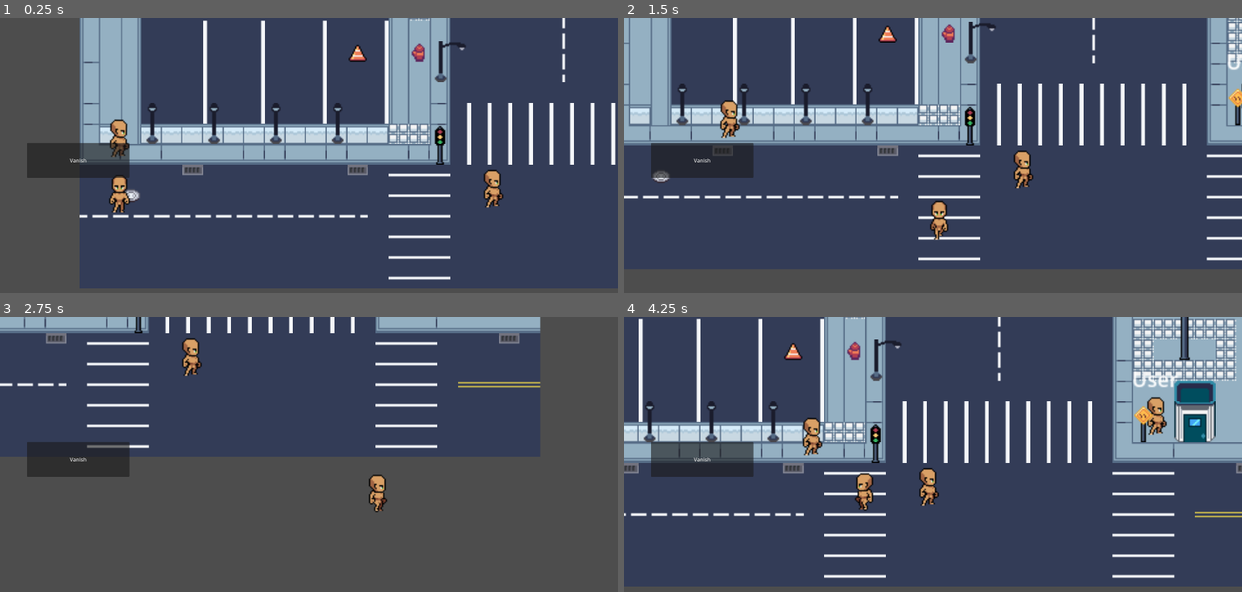
Above: before the commit, frames 1-4 (two rows, left to right).
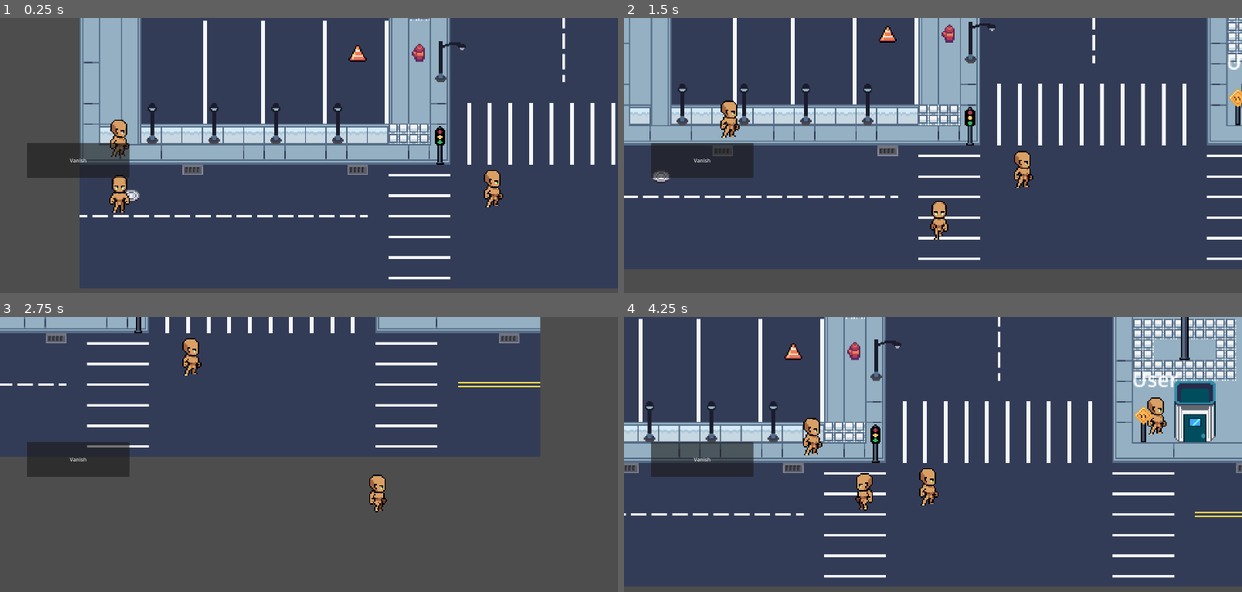
Above: after the commit, the same moments.

Repository: hoaxnt/envelhope-beta
Game: Godot game, scene res://Scenes/main_menu.tscn
Two runs of this game, one before a commit and one after it. Both use one fixed random seed, a clock stepped at 60 frames per second and the inputs below.
Inputs:
- Up to frame 1 (0.25 s): no input
- Up to frame 2 (1.5 s): hold D 0.53-1.28 s; hold Shift 0.53-1.28 s; hold S from 1.28 s (still down); tap Shift at 1.35 s
- Up to frame 3 (2.75 s): release S at 2.03 s; hold D from 2.03 s (still down); hold Shift from 2.03 s (still down)
- Up to frame 4 (4.25 s): release D at 2.78 s; release Shift at 2.78 s; hold W 2.78-3.53 s; tap Shift at 2.85 s; hold A from 3.53 s (still down); hold Shift from 3.53 s (still down)

The runs differ from the first frame. In frame 1, 3.1% of the frame differs, in the area x 12-96%, y 0-96%; in frame 2, 2.7%; in frame 3, 1.5%; in frame 4, 4.5%, in the area x 0-100%, y 0-95%.

Commit message:
minor fixes

Diff:
--- a/Scenes/characters/npc_plaza/blind_vendor.tscn
+++ b/Scenes/characters/npc_plaza/blind_vendor.tscn
@@ -90,6 +90,7 @@
 }]
 
 [node name="BlindVendor" type="Area2D"]
+texture_filter = 1
 script = ExtResource("1_v5s4s")
 
 [node name="CollisionShape2D" type="CollisionShape2D" parent="."]
--- a/Scenes/characters/npc_plaza/fruit_vendor.tscn
+++ b/Scenes/characters/npc_plaza/fruit_vendor.tscn
@@ -47,6 +47,7 @@
 }]
 
 [node name="FruitVendor" type="Area2D"]
+texture_filter = 1
 script = ExtResource("1_xk2rj")
 
 [node name="CollisionShape2D" type="CollisionShape2D" parent="."]
--- a/Scenes/characters/npc_plaza/guard.tscn
+++ b/Scenes/characters/npc_plaza/guard.tscn
@@ -90,6 +90,7 @@
 }]
 
 [node name="Guard" type="Area2D"]
+texture_filter = 1
 script = ExtResource("1_2j1co")
 
 [node name="CollisionShape2D" type="CollisionShape2D" parent="."]
--- a/Scenes/characters/npc_plaza/street_performer.tscn
+++ b/Scenes/characters/npc_plaza/street_performer.tscn
@@ -90,6 +90,7 @@
 }]
 
 [node name="StreetPerformer" type="Area2D"]
+texture_filter = 1
 script = ExtResource("1_1lybs")
 
 [node name="CollisionShape2D" type="CollisionShape2D" parent="."]
@@ -101,9 +102,12 @@
 autoplay = "idle_side"
 
 [node name="Label" type="Label" parent="."]
+texture_filter = 1
 offset_left = -21.0
 offset_top = -39.0
 offset_right = 19.0
 offset_bottom = -16.0
 text = "User"
 horizontal_alignment = 1
+
+[connection signal="body_entered" from="." to="." method="_on_body_entered"]
--- a/Scenes/characters/player.tscn
+++ b/Scenes/characters/player.tscn
@@ -255,6 +255,8 @@
 }]
 
 [node name="Player" type="CharacterBody2D"]
+z_index = 1
+texture_filter = 1
 script = ExtResource("1_yewv4")
 
 [node name="CollisionShape2D" type="CollisionShape2D" parent="."]
--- a/Scenes/maps/locations/plaza.tscn
+++ b/Scenes/maps/locations/plaza.tscn
@@ -612,6 +612,7 @@
 sources/0 = SubResource("TileSetAtlasSource_0i0rx")
 
 [node name="Plaza" type="Node2D"]
+texture_filter = 1
 
 [node name="Ground" type="TileMapLayer" parent="."]
 tile_map_data = PackedByteArray("AAAAACsAAAADACYAAAABACsAAAADACYAAAACACsAAAADACYAAAADACsAAAADACYAAAAEACsAAAADACYAAAAFAC …(15904 unchanged characters)…
--- a/Scripts/characters/npc_plaza/guard/guard.gd
+++ b/Scripts/characters/npc_plaza/guard/guard.gd
@@ -2,7 +2,7 @@
 
 # Called when the node enters the scene tree for the first time.
 func _ready() -> void:
-
+	connect("body_entered", self._on_body_entered)
 	pass # Replace with function body.
 
 
--- a/Scripts/characters/npc_plaza/street_performer/street_performer.gd
+++ b/Scripts/characters/npc_plaza/street_performer/street_performer.gd
@@ -2,12 +2,10 @@
 
 # Called when the node enters the scene tree for the first time.
 func _ready() -> void:
-	connect("body_entered", self.interact)
-	#get_child(2).text = self.name
-	print(get_child(1).name)
-# Called every frame. 'delta' is the elapsed time since the previous frame.
-func _process(delta: float) -> void:
-	pass
+	connect("body_entered", self._on_body_entered)
 
-func interact(player):
+
+
+func _on_body_entered(player: PhysicsBody2D) -> void:
 	print("Hello " + player.name)
+	pass # Replace with function body.
--- a/resources/city.tres
+++ b/resources/city.tres
@@ -332,7 +332,9 @@
 8:17/0 = 0
 9:17/0 = 0
 13:17/0 = 0
+13:17/0/physics_layer_0/polygon_0/points = PackedVector2Array(-8, -8, 8, -8, 8, 8, -8, 8)
 14:17/0 = 0
+14:17/0/physics_layer_0/polygon_0/points = PackedVector2Array(-8, -8, 8, -8, 8, 8, -8, 8)
 18:17/0 = 0
 19:17/0 = 0
 20:17/0 = 0
@@ -365,7 +367,9 @@
 8:18/0 = 0
 9:18/0 = 0
 13:18/0 = 0
+13:18/0/physics_layer_0/polygon_0/points = PackedVector2Array(-8, -8, 8, -8, 8, 8, -8, 8)
 14:18/0 = 0
+14:18/0/physics_layer_0/polygon_0/points = PackedVector2Array(-8, -8, 8, -8, 8, 8, -8, 8)
 18:18/0 = 0
 19:18/0 = 0
 20:18/0 = 0
@@ -392,7 +396,9 @@
 8:19/0 = 0
 9:19/0 = 0
 13:19/0 = 0
+13:19/0/physics_layer_0/polygon_0/points = PackedVector2Array(-8, -8, 8, -8, 8, 8, -8, 8)
 14:19/0 = 0
+14:19/0/physics_layer_0/polygon_0/points = PackedVector2Array(-8, -8, 8, -8, 8, 8, -8, 8)
 18:19/0 = 0
 19:19/0 = 0
 20:19/0 = 0
@@ -1520,6 +1526,7 @@
 7:33/0 = 0
 
 [resource]
+physics_layer_0/collision_layer = 1
 sources/0 = SubResource("TileSetAtlasSource_0i0rx")
 sources/1 = SubResource("TileSetAtlasSource_wn2pc")
 sources/2 = SubResource("TileSetAtlasSource_uqckt")
